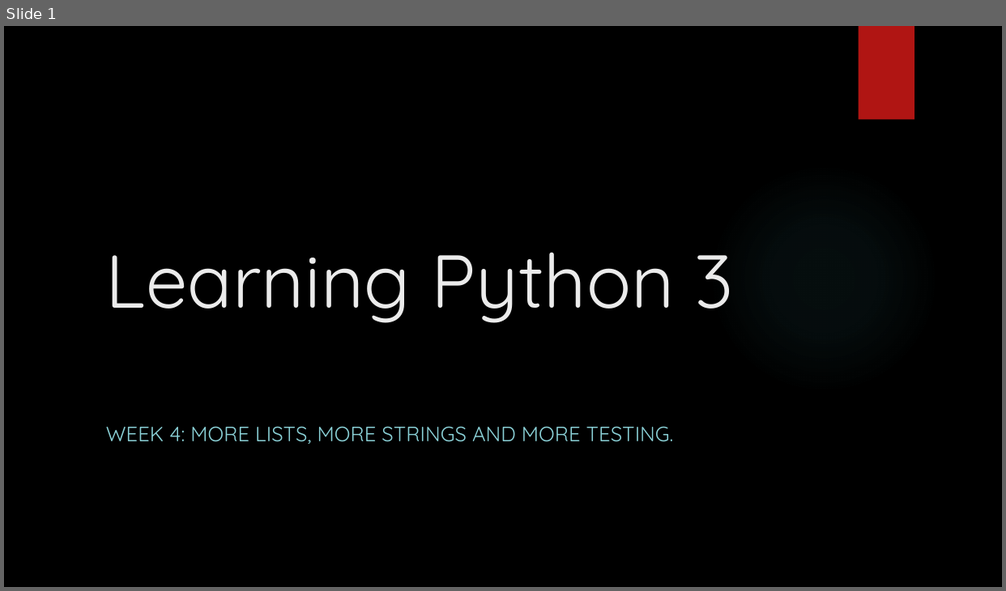
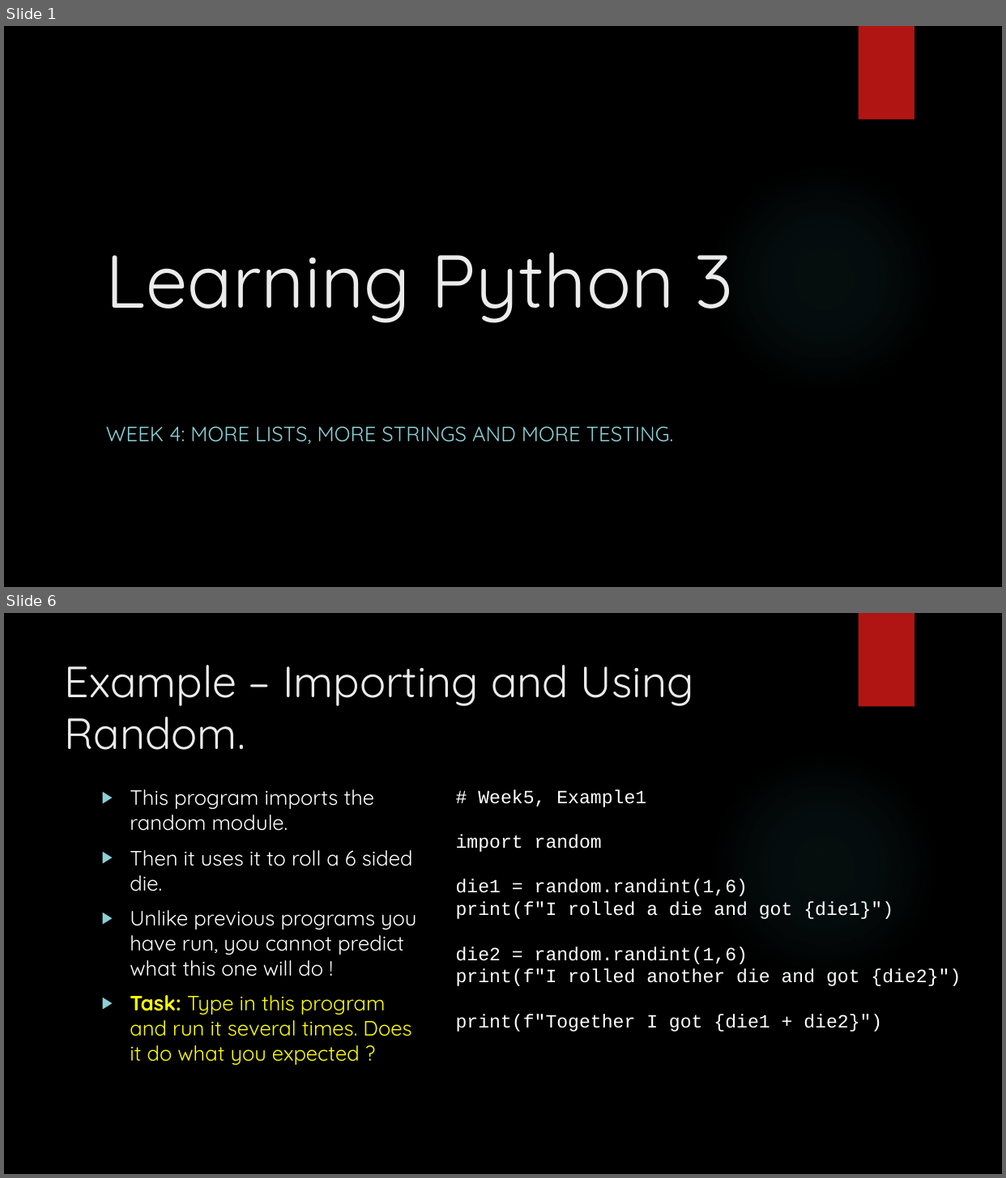
Before and after one commit to davidgroves/DGM_Tutorials, a slide deck: week5/week5.pptx. Shown one above the other, each under a label of ours: slide 1 before the commit, slides 1 and 6 after it; the slides between them are not shown. The pictures are 1006x591 and 1006x1178 pixels, drawn with LibreOffice and Linux fonts; fonts in the diff are those of the drawing; background and template pictures are left out. Boxes give left, top, right and bottom in pixels: in the first picture for what was removed or moved away, otherwise in the second. Text is boxed around its words. In the diff, an @@ line names an element or a change of style, - is before the commit and + after.

Commit message:
Week 5 partial checkin.

```diff
--- a/week5/week5.pptx
+++ b/week5/week5.pptx
@@ slide 6 added at [4, 613, 1002, 1174], background picture (left out); not listed: 2 template elements that a slide beside it also shows @@
@@ title added at [65, 665, 694, 750], 42 pt, text #EBEBEB @@
+Example – Importing and Using Random.
@@ text added at [130, 790, 416, 1065], 20 pt, text #FFFFFF @@
+▶ This program imports the random module.
+▶ Then it uses it to roll a 6 sided die.
+▶ Unlike previous programs you have run, you cannot predict what this one will do !
+▶ Task: Type in this program and run it several times. Does it do what you expected ?
@@ text added at [456, 790, 961, 1032], 18 pt, text #FFFFFF @@
+# Week5, Example1
+import random
+die1 = random.randint(1,6)
+print(f"I rolled a die and got {die1}")
+die2 = random.randint(1,6)
+print(f"I rolled another die and got {die2}")
+print(f"Together I got {die1 + die2}")
```
Also in this commit, not shown: 2 slides changed, 30 other slides added, 20 slides removed.
